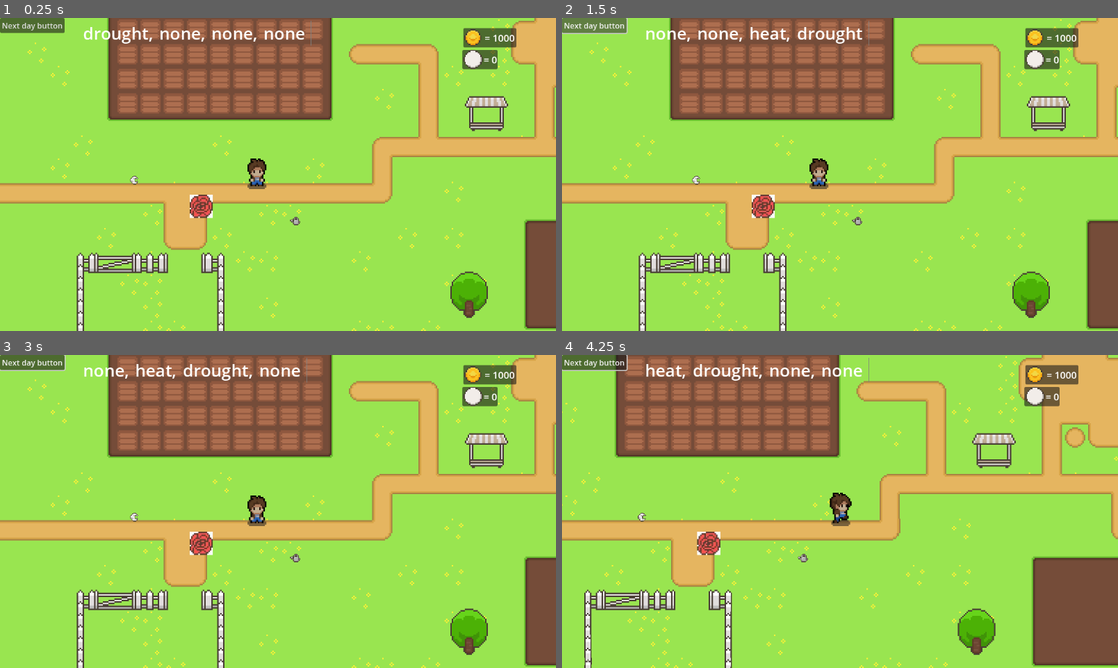
Above: before the commit, frames 1-4 (two rows, left to right).
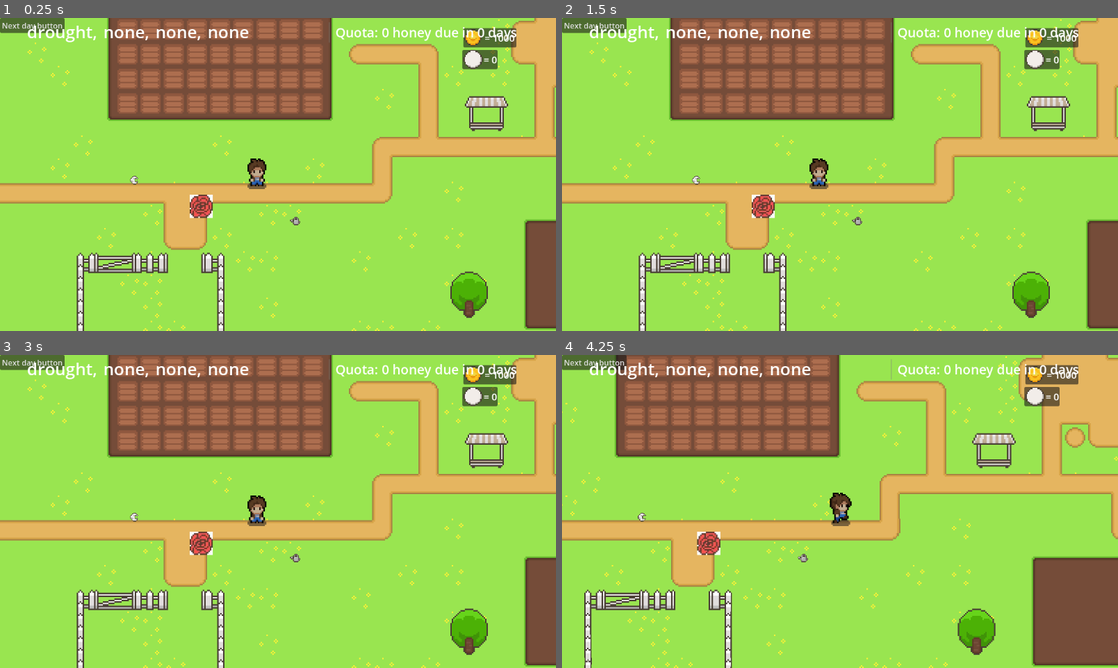
Above: after the commit, the same moments.

Repository: Puuggordo/SDD_Godot_Farming
Game: Godot game, scene res://world.tscn
Two runs of this game, one before a commit and one after it. Both use one fixed random seed, a clock stepped at 60 frames per second and the inputs below. The engine's default icon, where the game draws it, is replaced by a stand-in: a white triangle on a blue panel in a dark square.
Inputs (mouse positions are in pixels of both pictures, inside the frame that each line leads up to):
- Up to frame 1 (0.25 s): no input
- Up to frame 2 (1.5 s): click "Next day button" at 0.5 s; click "Next day button" at 1.25 s
- Up to frame 3 (3 s): drag from (127, 367) to (289, 367) at 2.02 s; tap Enter at 2.75 s; drag from (150, 367) to (311, 367) at 2.77 s
- Up to frame 4 (4.25 s): tap Space at 3.5 s; move the mouse to (734, 367) at 3.52 s; press the mouse at (734, 367) at 3.53 s; hold D (right) from 3.53 s (still down)

The runs differ from the first frame. In frame 1, 1.4% of the frame differs, in the area x 5-93%, y 0-9%; in frame 2, 1.5%; in frame 3, 1.5%, in the area x 0-93%, y 0-9%; in frame 4, 1.4%.

Commit message:
Continued with quota

Diff:
--- a/weather/weather_forecast.gd
+++ b/weather/weather_forecast.gd
@@ -4,12 +4,11 @@
 @onready var day2 = $HBoxContainer/Tomorrow
 @onready var day3 = $HBoxContainer/AfterTomorrow
 @onready var day4 = $HBoxContainer/AfterAfterTomorrow
-@onready var quota = $HBoxContainer/Quota
-
+@onready var quota = $HBoxContainer2/Quota
 
 func _process(delta):
 	day1.text = Global.weather_forcast[0] + ", "
 	day2.text = Global.weather_forcast[1] + ", "
 	day3.text = Global.weather_forcast[2] + ", "
 	day4.text = Global.weather_forcast[3]
-	quota.text
+	quota.text = "Quota: " + str(Global.quota) + " honey due in " + str(Global.days_until_quota) + " days"
--- a/weather/weather_forecast.tscn
+++ b/weather/weather_forecast.tscn
@@ -15,26 +15,35 @@
 [node name="Today" type="Label" parent="HBoxContainer"]
 layout_mode = 2
 theme_override_font_sizes/font_size = 35
-text = "Weather 1"
+text = "drought, "
 
 [node name="Tomorrow" type="Label" parent="HBoxContainer"]
 layout_mode = 2
 theme_override_font_sizes/font_size = 35
-text = "Weather 2"
+text = "drought, "
 
 [node name="AfterTomorrow" type="Label" parent="HBoxContainer"]
 layout_mode = 2
 theme_override_font_sizes/font_size = 35
-text = "Weather 3"
+text = "drought, "
 
 [node name="AfterAfterTomorrow" type="Label" parent="HBoxContainer"]
 layout_mode = 2
 theme_override_font_sizes/font_size = 35
-text = "Weather 3"
+text = "drought"
 
-[node name="VSeparator" type="VSeparator" parent="HBoxContainer"]
+[node name="HBoxContainer2" type="HBoxContainer" parent="."]
+layout_mode = 0
+offset_left = 618.0
+offset_top = 6.0
+offset_right = 721.0
+offset_bottom = 46.0
+
+[node name="VSeparator" type="VSeparator" parent="HBoxContainer2"]
 layout_mode = 2
 theme_override_constants/separation = 17
 
-[node name="Quota" type="Label" parent="HBoxContainer"]
+[node name="Quota" type="Label" parent="HBoxContainer2"]
 layout_mode = 2
+theme_override_font_sizes/font_size = 27
+text = "Quota"
--- a/world.tscn
+++ b/world.tscn
@@ -1014,10 +1014,10 @@
 text = "Next day button"
 
 [node name="WeatherForecast" parent="UI" instance=ExtResource("16_n8gfj")]
-offset_left = 172.0
-offset_top = 7.0
-offset_right = 172.0
-offset_bottom = 7.0
+offset_left = 56.0
+offset_top = 4.0
+offset_right = 56.0
+offset_bottom = 4.0
 
 [node name="PanelContainer2" type="PanelContainer" parent="UI"]
 offset_left = 958.0
Not shown: 2 places in Shop/shop.tscn that only renumber resources
Not shown: 2 places in world.tscn that only renumber resources
